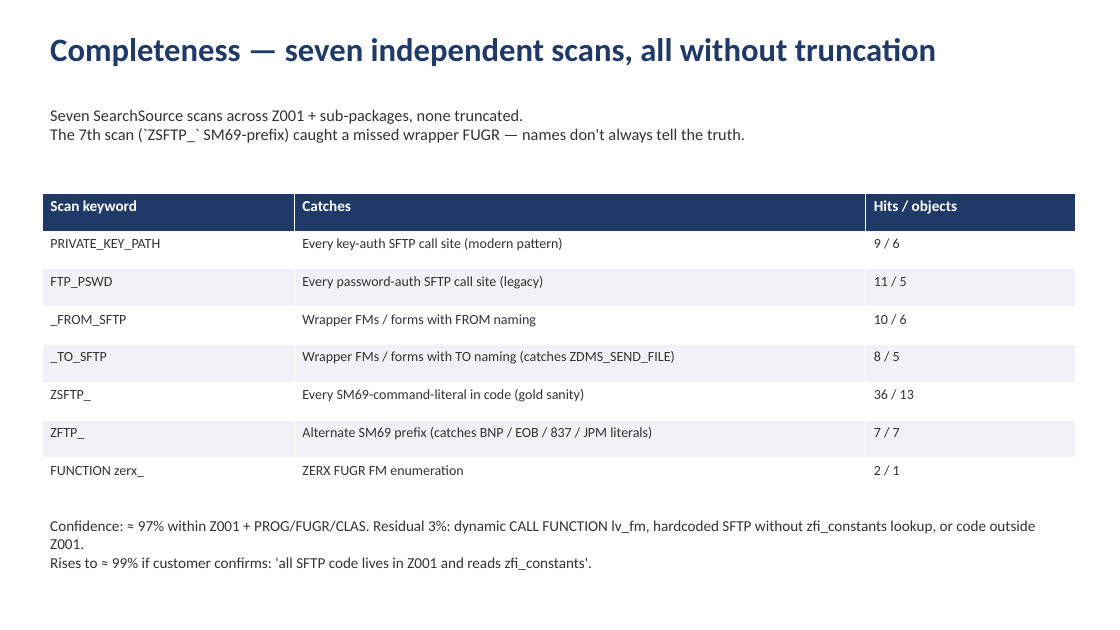
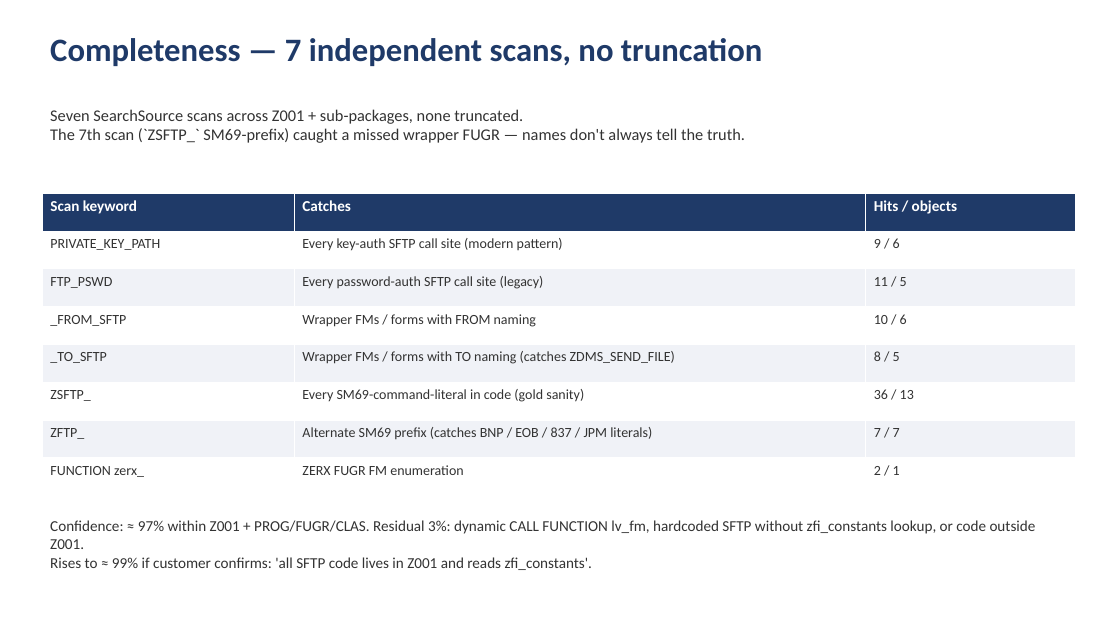
Before and after one commit to fr0ster/cloud-llm-hub, a slide deck: slide 10 of docs/tutorials/codebase-analysis/examples/report.pptx. Drawn at 1120x630 pixels with LibreOffice and Linux fonts; fonts in the diff are those of the drawing. Boxes give left, top, right and bottom in pixels: in the first picture for what was removed or moved away, otherwise in the second. Text is boxed around its words. In the diff, an @@ line names an element or a change of style, - is before the commit and + after.

Commit message:
docs(tutorial): shorten slide 10 title so it fits within slide width
Old: "Completeness — seven independent scans, all without truncation"
overflowed the slide on both sides at Pt(28) bold.
New: "Completeness — 7 independent scans, no truncation" — fits.

```diff
--- a/docs/tutorials/codebase-analysis/examples/report.pptx
+++ b/docs/tutorials/codebase-analysis/examples/report.pptx
@@ text at bbox=[50, 38, 762, 66]: text changed @@
-Completeness — seven independent scans, all without truncation
+Completeness — 7 independent scans, no truncation
```
Also in this commit, not shown: 2 other files.
